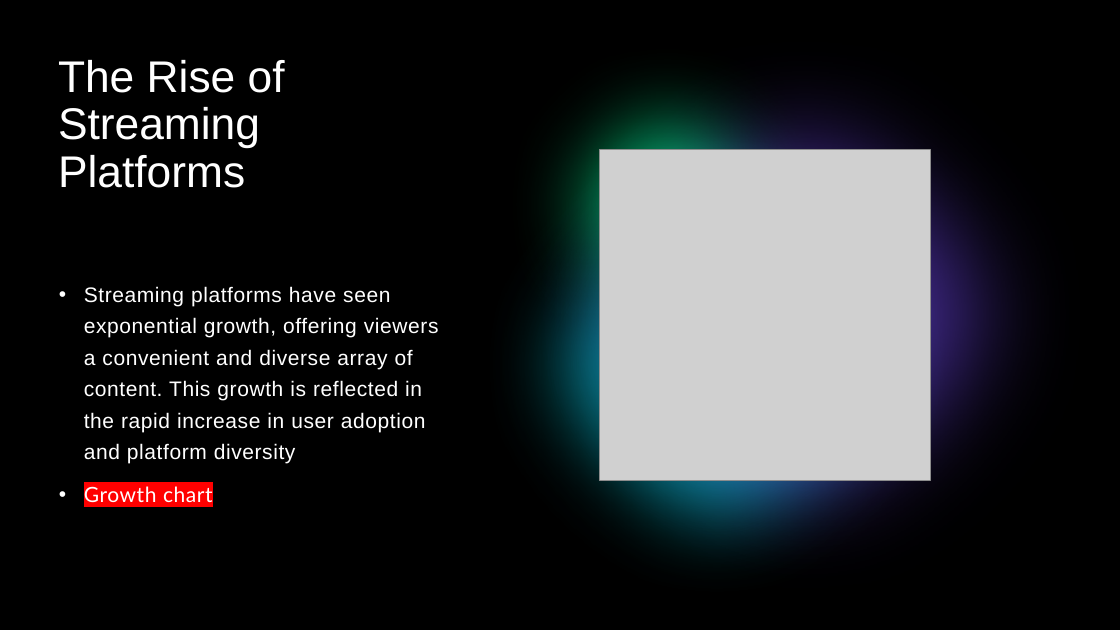
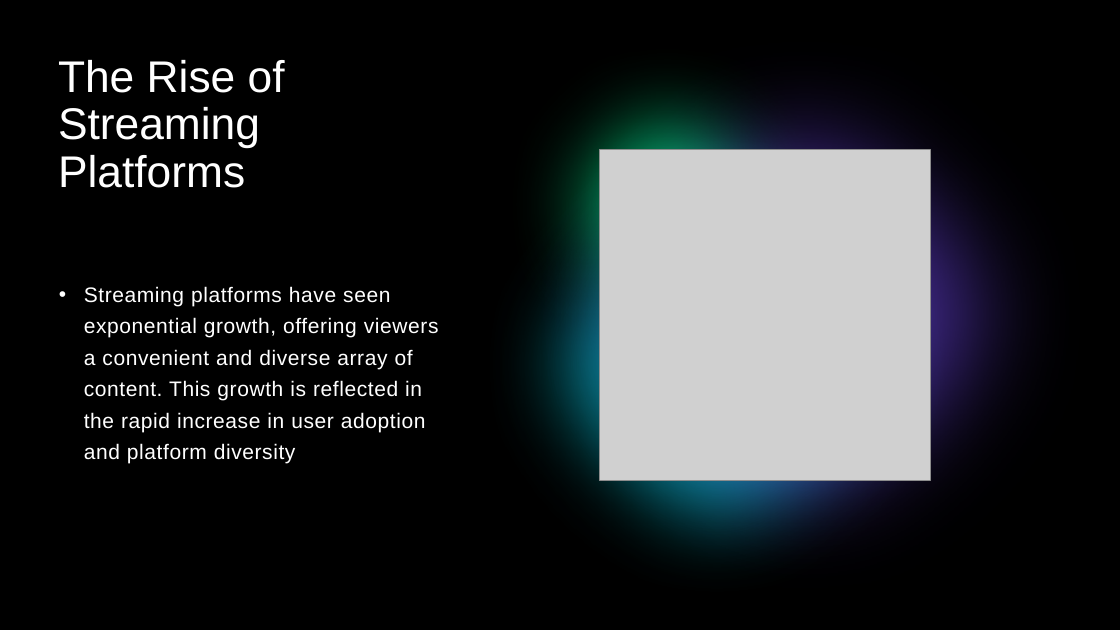
Before and after one commit to lanahuyen/media_tv, a slide deck: slide 5 of Presentation1.pptx. Drawn at 1120x630 pixels with LibreOffice and Linux fonts; fonts in the diff are those of the drawing; grey boxes stand for pictures. Boxes give left, top, right and bottom in pixels: in the first picture for what was removed or moved away, otherwise in the second. Text is boxed around its words. In the diff, an @@ line names an element or a change of style, - is before the commit and + after.

```diff
--- a/Presentation1.pptx
+++ b/Presentation1.pptx
@@ text at <box>84,486,213,502</box>: paragraph removed @@
-• Growth chart
```
Also in this commit, not shown: 1 other file.
